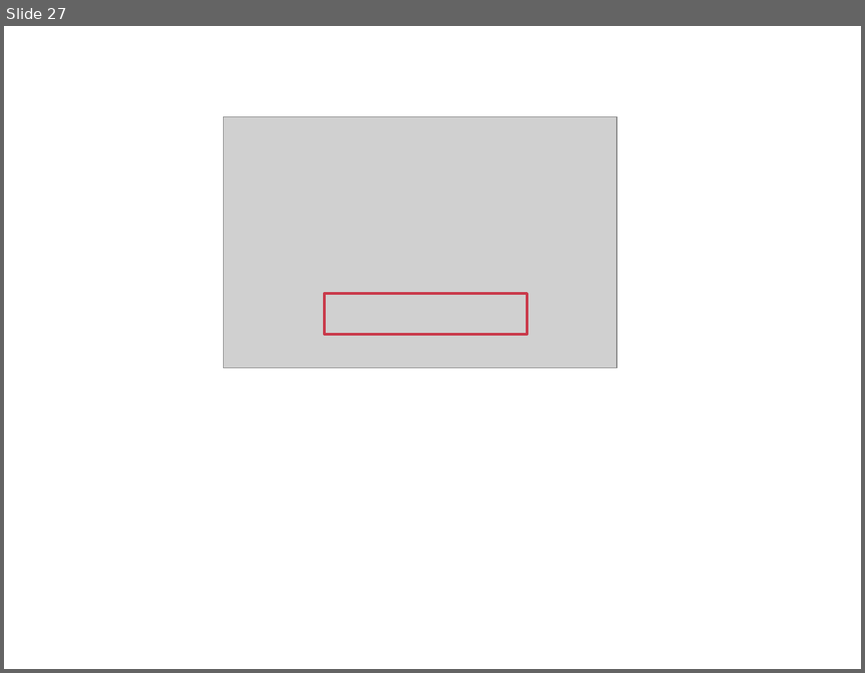
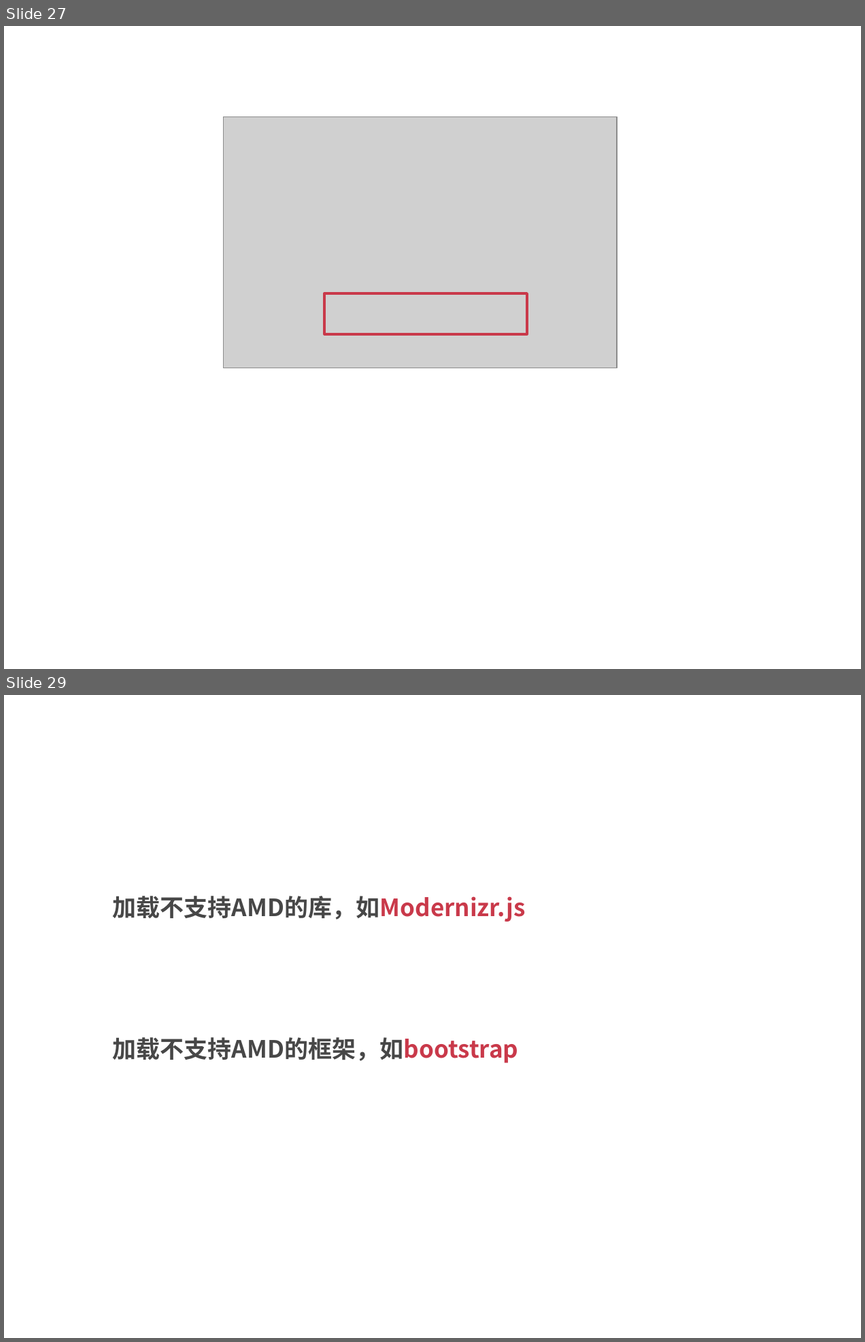
Before and after one commit to silvajs/lecturer, a slide deck: requirejs/doc/requirejs.pptx. Shown one above the other, each under a label of ours: slide 27 before the commit, slides 27 and 29 after it; the slides between them are not shown. The pictures are 865x673 and 865x1342 pixels, drawn with LibreOffice and Linux fonts; fonts in the diff are those of the drawing; grey boxes stand for pictures. Boxes give left, top, right and bottom in pixels: in the first picture for what was removed or moved away, otherwise in the second. Text is boxed around its words. In the diff, an @@ line names an element or a change of style, - is before the commit and + after.

Commit message:
配置不支持amd

```diff
--- a/requirejs/doc/requirejs.pptx
+++ b/requirejs/doc/requirejs.pptx
@@ slide 29 added at box(4, 695, 861, 1338), background #FFFFFF @@
@@ text added at box(113, 896, 526, 921), 20 pt, text #474747, bold @@
+  加载不支持AMD的库，如Modernizr.js
@@ text added at box(113, 1037, 519, 1063), 20 pt, text #474747, bold @@
+  加载不支持AMD的框架，如bootstrap
```
Also in this commit, not shown: 4 other slides added, 6 other files.
